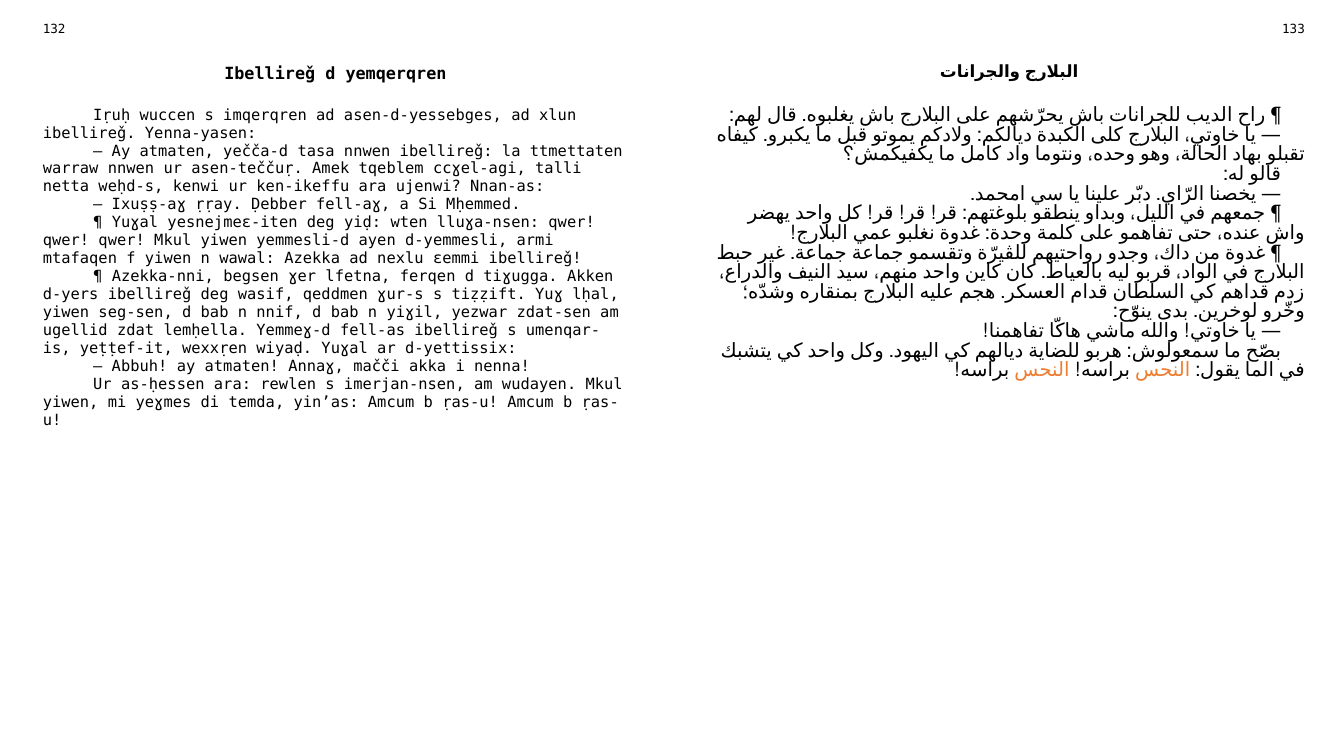
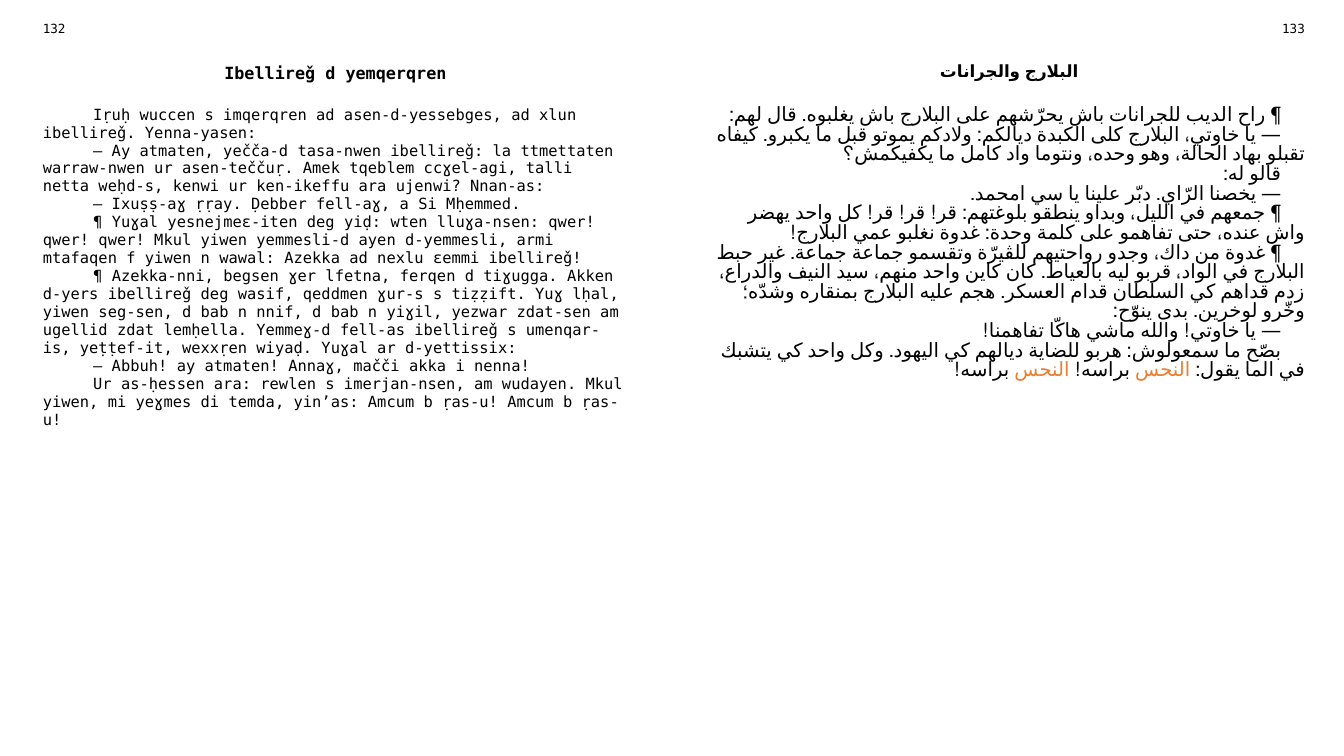
Before and after one commit to sferhah/tamacahut_n_wuccen, a slide deck: slide 64 of Uccen.ConsoleApp/Resources/pptx/uccen.arq.pptx. Drawn at 1344x756 pixels with LibreOffice and Linux fonts; fonts in the diff are those of the drawing. Boxes give left, top, right and bottom in pixels: in the first picture for what was removed or moved away, otherwise in the second. Text is boxed around its words. In the diff, an @@ line names an element or a change of style, - is before the commit and + after.

```diff
--- a/Uccen.ConsoleApp/Resources/pptx/uccen.arq.pptx
+++ b/Uccen.ConsoleApp/Resources/pptx/uccen.arq.pptx
@@ table at box(32, 16, 1315, 729) @@
-row 3, column 1: Iṛuḥ wuccen s imqerqren ad asen-d-yessebges, ad xlun ibellireǧ. Yenna-yasen: / — Ay atmaten, yečča-d tasa nnwen ibellireǧ: la ttmettaten warraw nnwen ur asen-teččuṛ. Amek tqeblem ccɣel-agi, talli netta weḥd-s, kenwi ur ken-ikeffu ara ujenwi? Nnan-as: / — Ixuṣṣ-aɣ ṛṛay. Ḍebber fell-aɣ, a Si Mḥemmed. / ¶ Yuɣal yesnejmeɛ-iten deg yiḍ: wten lluɣa-nsen: qwer! qwer! qwer! Mkul yiwen yemmesli-d ayen d-yemmesli, armi mtafaqen f yiwen n wawal: Azekka ad nexlu ɛemmi ibellireǧ! / ¶ Azekka-nni, begsen ɣer lfetna, ferqen d tiɣugga. Akken d-yers ibellireǧ deg wasif, qeddmen ɣur-s s tiẓẓift. Yuɣ lḥal, yiwen seg-sen, d bab n nnif, d bab n yiɣil, yezwar zdat-sen am ugellid zdat lemḥella. Yemmeɣ-d fell-as ibellireǧ s umenqar-is, yeṭṭef-it, wexxṛen wiyaḍ. Yuɣal ar d-yettissix: / — Abbuh! ay atmaten! Annaɣ, mačči akka i nenna! / Ur as-ḥessen ara: rewlen s imerjan-nsen, am wudayen. Mkul yiwen, mi yeɣmes di temda, yin’as: Amcum b ṛas-u! Amcum b ṛas-u!
+row 3, column 1: Iṛuḥ wuccen s imqerqren ad asen-d-yessebges, ad xlun ibellireǧ. Yenna-yasen: / — Ay atmaten, yečča-d tasa-nwen ibellireǧ: la ttmettaten warraw-nwen ur asen-teččuṛ. Amek tqeblem ccɣel-agi, talli netta weḥd-s, kenwi ur ken-ikeffu ara ujenwi? Nnan-as: / — Ixuṣṣ-aɣ ṛṛay. Ḍebber fell-aɣ, a Si Mḥemmed. / ¶ Yuɣal yesnejmeɛ-iten deg yiḍ: wten lluɣa-nsen: qwer! qwer! qwer! Mkul yiwen yemmesli-d ayen d-yemmesli, armi mtafaqen f yiwen n wawal: Azekka ad nexlu ɛemmi ibellireǧ! / ¶ Azekka-nni, begsen ɣer lfetna, ferqen d tiɣugga. Akken d-yers ibellireǧ deg wasif, qeddmen ɣur-s s tiẓẓift. Yuɣ lḥal, yiwen seg-sen, d bab n nnif, d bab n yiɣil, yezwar zdat-sen am ugellid zdat lemḥella. Yemmeɣ-d fell-as ibellireǧ s umenqar-is, yeṭṭef-it, wexxṛen wiyaḍ. Yuɣal ar d-yettissix: / — Abbuh! ay atmaten! Annaɣ, mačči akka i nenna! / Ur as-ḥessen ara: rewlen s imerjan-nsen, am wudayen. Mkul yiwen, mi yeɣmes di temda, yin’as: Amcum b ṛas-u! Amcum b ṛas-u!
```
Also in this commit, not shown: 5 other slides changed, 7 other files.
